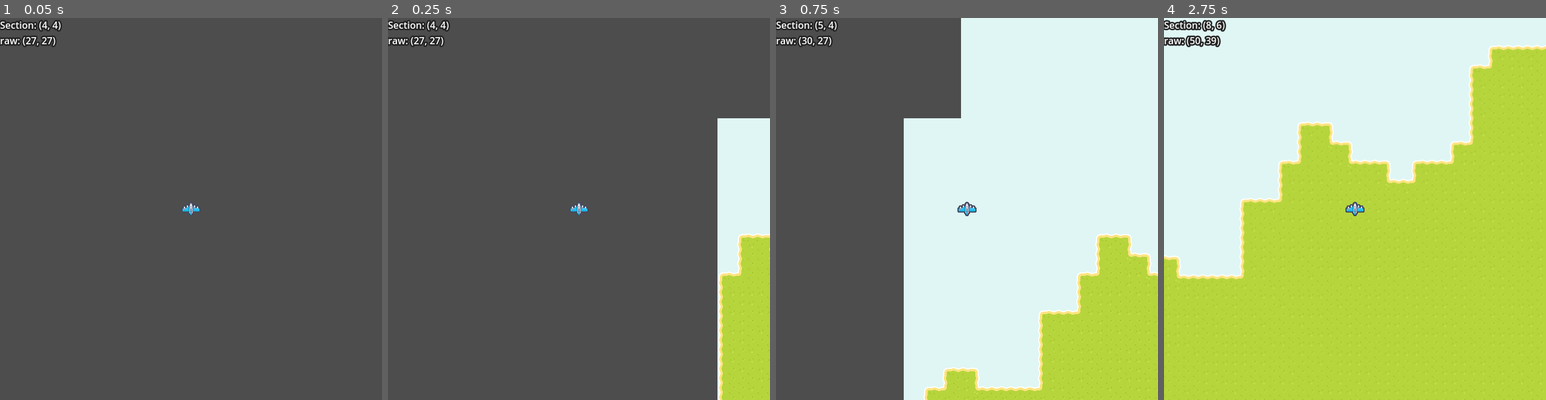
Above: before the commit, frames 1-4 (left to right).
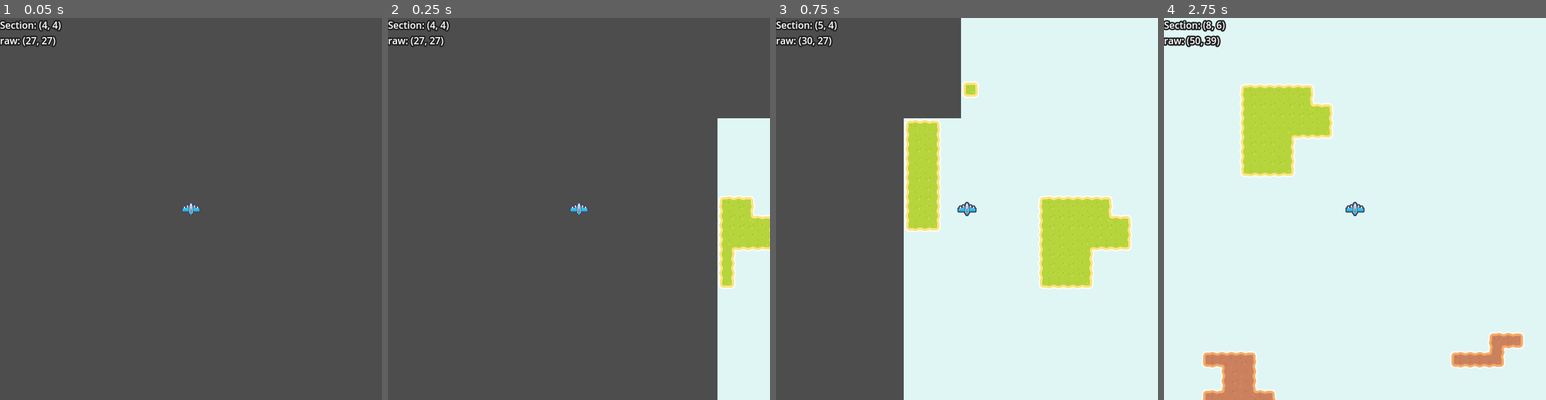
Above: after the commit, the same moments.

Repository: Sammy-T/Aero-Fight
Game: Godot game, scene res://scenes/level.tscn
Same seed, same stepped clock (60 frames per second), same inputs: the game is played once before the commit and once after it.
Inputs:
- Up to frame 1 (0.05 s): no input
- Up to frame 2 (0.25 s): no input
- Up to frame 3 (0.75 s): hold Right (ui_right) from 0.53 s (still down)
- Up to frame 4 (2.75 s): release Right (ui_right) at 1.28 s; hold Down (ui_down) 1.28-2.03 s; hold Right (ui_right) from 2.03 s (still down)

Frame 1 is identical in both runs. In frame 2, 6.7% of the frame differs, in the area x 86-100%, y 46-100%; in frame 3, 19%; in frame 4, 66%, in the area x 0-100%, y 7-100%.

Commit message:
Place surface tiles over environment

Diff:
--- a/scenes/tile_map_gen.tscn
+++ b/scenes/tile_map_gen.tscn
@@ -465,6 +465,7 @@
 sources/1 = SubResource("TileSetAtlasSource_f7w3d")
 
 [sub_resource type="FastNoiseLite" id="FastNoiseLite_velus"]
+frequency = 0.03
 
 [sub_resource type="LabelSettings" id="LabelSettings_byoym"]
 outline_size = 10
@@ -473,6 +474,14 @@
 [node name="TileMapGen" type="TileMap"]
 tile_set = SubResource("TileSet_3l6d4")
 format = 2
+layer_0/name = "Environment"
+layer_1/name = "Surface"
+layer_1/enabled = true
+layer_1/modulate = Color(1, 1, 1, 1)
+layer_1/y_sort_enabled = false
+layer_1/y_sort_origin = 0
+layer_1/z_index = 0
+layer_1/tile_data = PackedInt32Array()
 script = ExtResource("3_bw0ur")
 map_noise = SubResource("FastNoiseLite_velus")
 
--- a/scripts/tile_map_gen.gd
+++ b/scripts/tile_map_gen.gd
@@ -3,7 +3,16 @@
 
 const MAP_SECTION_SIZE: int = 6
 const MAP_LOAD_GRID_SIZE: Vector2i = Vector2i(9, 9)
+
+enum Layer {ENV, SURFACE}
+enum Terrain {GRASS, DIRT = 2}
+
 const TILE_COORD_WATER: Vector2i = Vector2i(6, 3)
+const TILE_COORD_GRASS_BLADE: Vector2i = Vector2i(0, 3)
+const TILE_COORD_TREE: Vector2i = Vector2i(0, 4)
+const TILE_COORD_TREES: Vector2i = Vector2i(0, 5)
+const TILE_COORD_BUILDING: Vector2i = Vector2i(0, 6)
+const TILE_COORD_BUILDING_2: Vector2i = Vector2i(0, 7)
 
 @export var map_noise: Noise
 
@@ -12,6 +21,7 @@
 var pending_sections: Array[Vector2i] = []
 var pending_unload_sections: Array[Vector2i] = []
 var loaded_sections: Array[Vector2i] = []
+var surface_cells: Dictionary = {}
 
 
 # Called when the node enters the scene tree for the first time.
@@ -21,8 +31,6 @@
 		for y in MAP_LOAD_GRID_SIZE.y:
 			pending_sections.append(Vector2i(x, y))
 
-## TODO: Load another layer
-
 
 # Called every frame. 'delta' is the elapsed time since the previous frame.
 func _process(_delta: float) -> void:
@@ -114,33 +122,67 @@
 			var x2_pos: int = (section.x + 1) * MAP_SECTION_SIZE - x - 1
 			var y2_pos: int = (section.y + 1) * MAP_SECTION_SIZE - y - 1
 
-			_append_or_set_cell(x_pos, y_pos, grass_cells, dirt_cells)
-			_append_or_set_cell(x2_pos, y_pos, grass_cells, dirt_cells)
-			_append_or_set_cell(x_pos, y2_pos, grass_cells, dirt_cells)
-			_append_or_set_cell(x2_pos, y2_pos, grass_cells, dirt_cells)
+			_append_or_set_cell(section, x_pos, y_pos, grass_cells, dirt_cells)
+			_append_or_set_cell(section, x2_pos, y_pos, grass_cells, dirt_cells)
+			_append_or_set_cell(section, x_pos, y2_pos, grass_cells, dirt_cells)
+			_append_or_set_cell(section, x2_pos, y2_pos, grass_cells, dirt_cells)
 
 	# Set and connect the terrain tiles
-	call_deferred("set_cells_terrain_connect", 0, grass_cells, 0, 0)
-	call_deferred("set_cells_terrain_connect", 0, dirt_cells, 0, 2)
+	call_deferred("set_cells_terrain_connect", Layer.ENV, grass_cells, 0, Terrain.GRASS)
+	call_deferred("set_cells_terrain_connect", Layer.ENV, dirt_cells, 0, Terrain.DIRT)
 
 	print("loaded section ", section)
 	loaded_sections.append(section)
 
 
-func _append_or_set_cell(x_pos: int, y_pos: int,\
+func _append_or_set_cell(section: Vector2i, x_pos: int, y_pos: int,\
 			grass_cells: PackedVector2Array, dirt_cells: PackedVector2Array) -> void:
 	# Create 2x2 clusters of the same noise position sample based on the cell position
 	var noise_pos: Vector2 = (Vector2(x_pos, y_pos) / 2).floor()
 	var noise_strength: float = map_noise.get_noise_2d(noise_pos.x, noise_pos.y)
 
 	var cell_coord: Vector2i = Vector2i(x_pos, y_pos)
+
+	_set_surface_cell(section, cell_coord)
 
 	if noise_strength >= 0.3:
 		grass_cells.append(cell_coord)
 	elif noise_strength <= -0.5:
 		dirt_cells.append(cell_coord)
 	else:
-		call_deferred("set_cell", 0, cell_coord, 0, TILE_COORD_WATER)
+		call_deferred("set_cell", Layer.ENV, cell_coord, 0, TILE_COORD_WATER)
+
+
+# Places cells on the map's 'surface' layer
+func _set_surface_cell(section: Vector2i, cell_coord: Vector2i) -> void:
+	# Scale the noise sample position so it matches up with the rest of the map
+	var noise_pos: Vector2 = cell_coord / 2.0
+	var noise_strength: float = map_noise.get_noise_2d(noise_pos.x, noise_pos.y)
+
+	var surface_tile: Vector2i
+
+	# Round the noise strength and determine which tile we want to place
+	match snappedf(noise_strength, 0.001):
+		0.46:
+			surface_tile = TILE_COORD_GRASS_BLADE
+		0.41, 0.42, 0.43:
+			surface_tile = TILE_COORD_TREE
+		0.44, 0.45, 0.55:
+			surface_tile = TILE_COORD_TREES
+		0.6:
+			surface_tile = TILE_COORD_BUILDING
+		0.7:
+			surface_tile = TILE_COORD_BUILDING_2
+		_:
+			return
+
+	call_deferred("set_cell", Layer.SURFACE, cell_coord, 0, surface_tile)
+
+	# Store the surface cell's coordinates so it can be more easily deleted later
+	if !surface_cells.has(section):
+		surface_cells[section] = PackedVector2Array([cell_coord])
+	else:
+		surface_cells[section].append(cell_coord)
 
 
 func _remove_section() -> void:
@@ -156,10 +198,16 @@
 			var x2_pos: int = (section.x + 1) * MAP_SECTION_SIZE - x - 1
 			var y2_pos: int = (section.y + 1) * MAP_SECTION_SIZE - y - 1
 
-			call_deferred("erase_cell", 0, Vector2i(x_pos, y_pos))
-			call_deferred("erase_cell", 0, Vector2i(x2_pos, y_pos))
-			call_deferred("erase_cell", 0, Vector2i(x_pos, y2_pos))
-			call_deferred("erase_cell", 0, Vector2i(x2_pos, y2_pos))
+			call_deferred("erase_cell", Layer.ENV, Vector2i(x_pos, y_pos))
+			call_deferred("erase_cell", Layer.ENV, Vector2i(x2_pos, y_pos))
+			call_deferred("erase_cell", Layer.ENV, Vector2i(x_pos, y2_pos))
+			call_deferred("erase_cell", Layer.ENV, Vector2i(x2_pos, y2_pos))
+
+	if surface_cells.has(section):
+		for cell in surface_cells[section]:
+			call_deferred("erase_cell", Layer.SURFACE, cell)
+
+		surface_cells.erase(section)
 
 	loaded_sections.erase(section)
 
